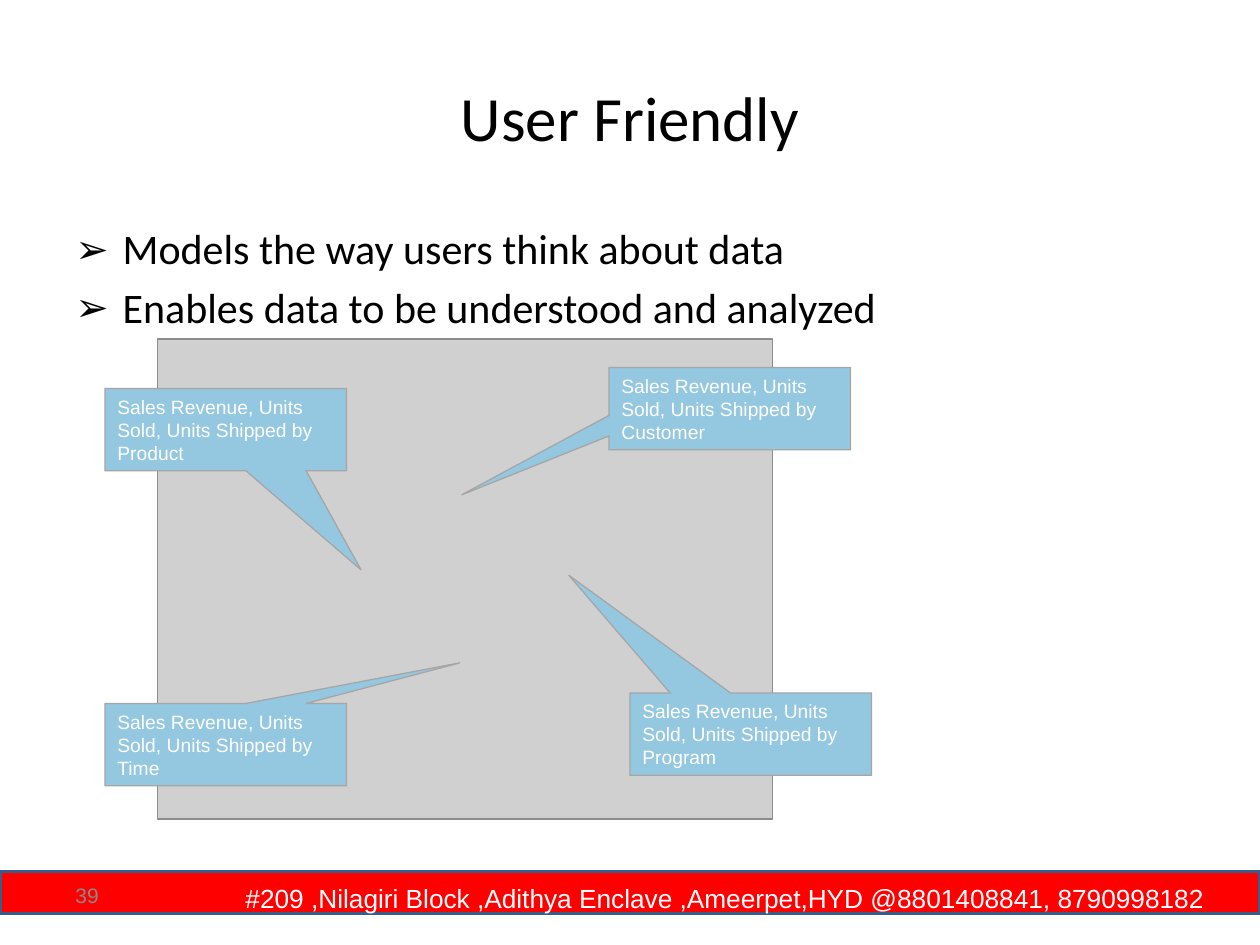
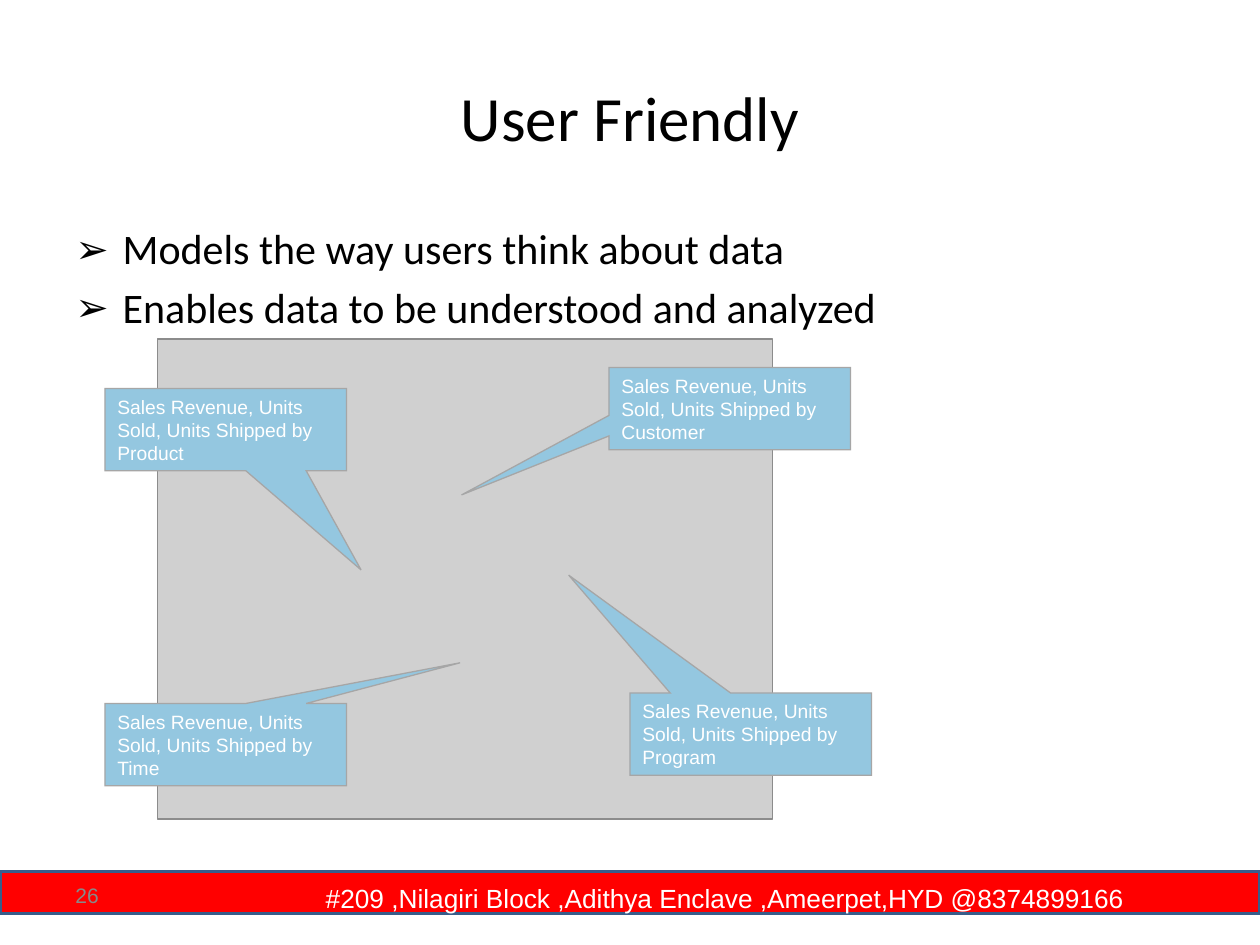
Before and after one commit to rritec/snowflake, a slide deck: slide 26 of Demo1.2.ppt (slide 39 before the commit). Drawn at 1260x945 pixels with LibreOffice and Linux fonts; fonts in the diff are those of the drawing; grey boxes stand for pictures; background and template pictures are left out. Boxes give left, top, right and bottom in pixels: in the first picture for what was removed or moved away, otherwise in the second. Text is boxed around its words. In the diff, an @@ line names an element or a change of style, - is before the commit and + after.

```diff
--- a/Demo1.2.ppt
+++ b/Demo1.2.ppt
@@ page number at [75,888,98,903]: text changed @@
-39
+26
@@ text in rectangle at [326,889,1124,913]: text changed @@
-#209 ,Nilagiri Block ,Adithya Enclave ,Ameerpet,HYD @8801408841, 8790998182
+#209 ,Nilagiri Block ,Adithya Enclave ,Ameerpet,HYD @8374899166
```
Also in this commit, not shown: 30 other slides changed, 1 slide added, 22 slides removed.
